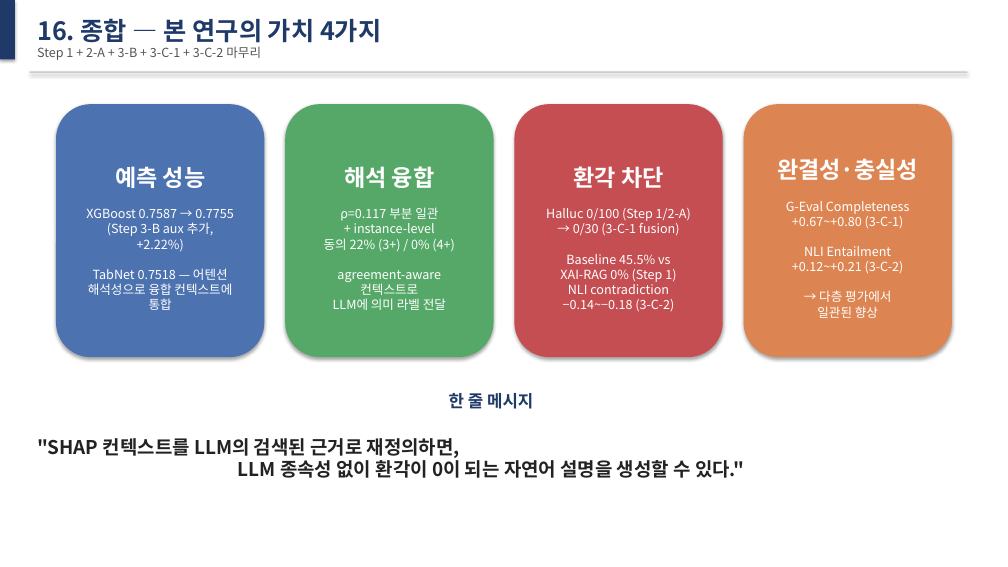
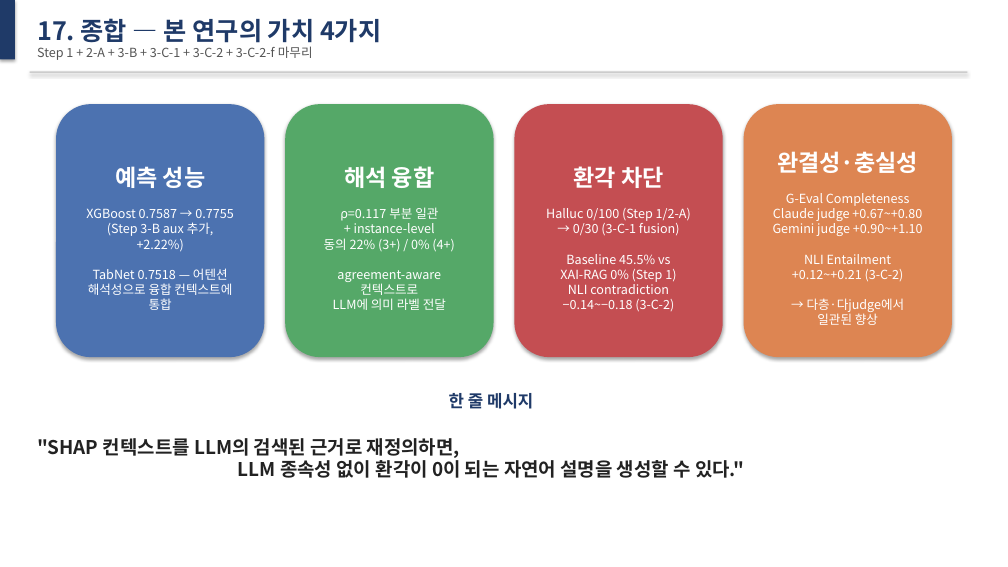
Before and after one commit to Tim-Green0/tabnet-xai-rag-credit, a slide deck: slide 18 of paper/midterm_slides.pptx (slide 17 before the commit). Drawn at 1008x567 pixels with LibreOffice and Linux fonts; fonts in the diff are those of the drawing. Boxes give left, top, right and bottom in pixels: in the first picture for what was removed or moved away, otherwise in the second. Text is boxed around its words. In the diff, an @@ line names an element or a change of style, - is before the commit and + after.

```diff
--- a/paper/midterm_slides.pptx
+++ b/paper/midterm_slides.pptx
@@ text at box(37, 18, 381, 48): text changed @@
-16. 종합 — 본 연구의 가치 4가지
+17. 종합 — 본 연구의 가치 4가지
@@ text at box(37, 46, 313, 60): text changed @@
-Step 1 + 2-A + 3-B + 3-C-1 + 3-C-2 마무리
+Step 1 + 2-A + 3-B + 3-C-1 + 3-C-2 + 3-C-2-f 마무리
@@ text in rounded rectangle at box(773, 193, 923, 325): text changed @@
-G-Eval Completeness
-+0.67~+0.80 (3-C-1)
-NLI Entailment
-+0.12~+0.21 (3-C-2)
-→ 다층 평가에서
-일관된 향상
+G-Eval Completeness
+Claude judge +0.67~+0.80
+Gemini judge +0.90~+1.10
+NLI Entailment
++0.12~+0.21 (3-C-2)
+→ 다층·다judge에서
+일관된 향상
```
Also in this commit, not shown: 1 other slide changed, 1 slide added, 5 other files.
